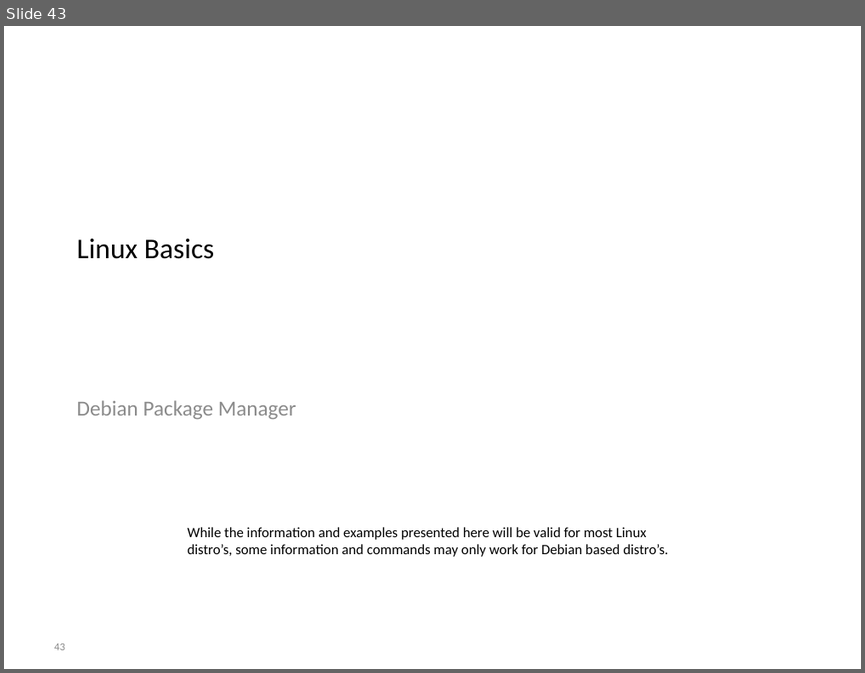
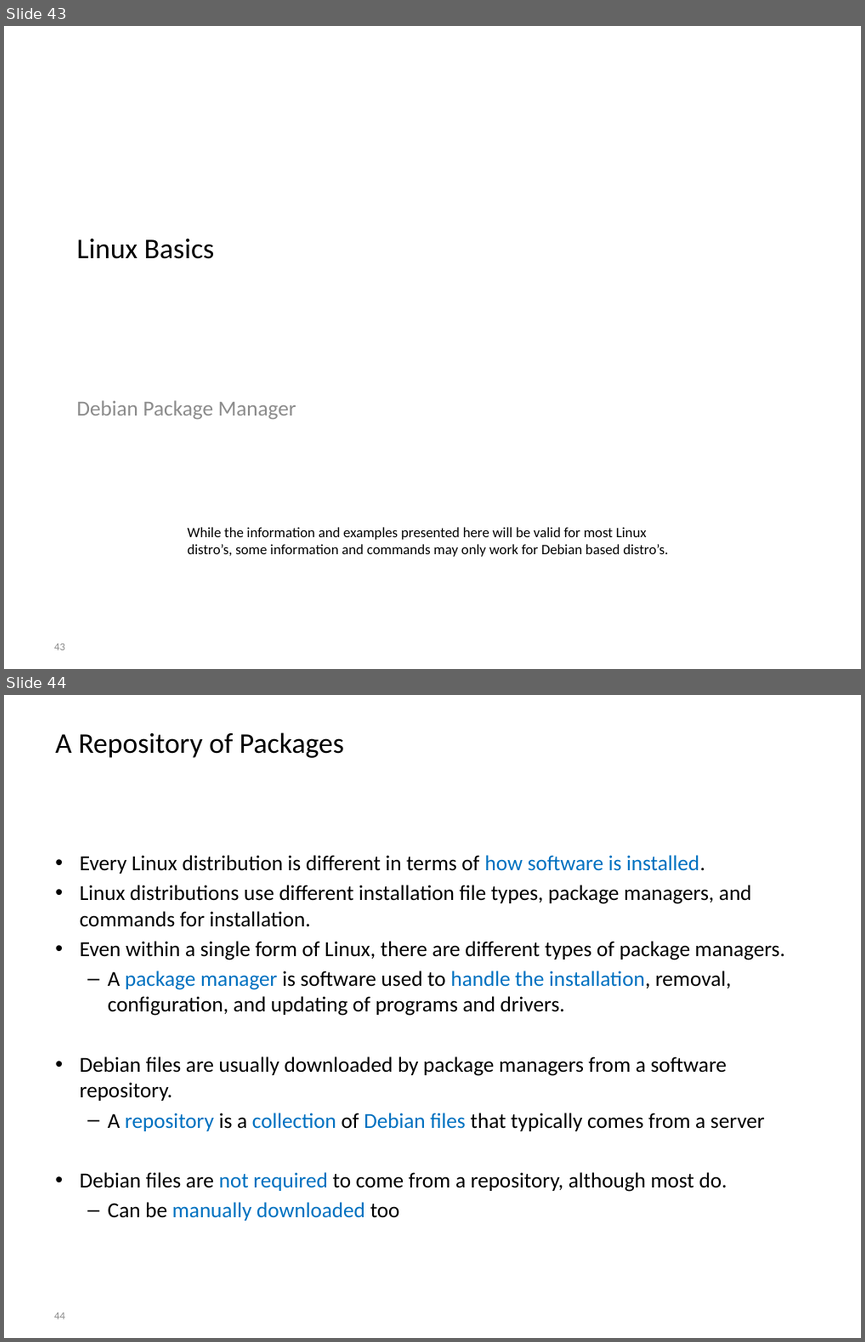
Before and after one commit to BioBoost/multimediatechnieken, a slide deck: slides/introduction_to_linux.pptx. Shown one above the other, each under a label of ours: slide 43 before the commit, slides 43 and 44 after it. The pictures are 865x673 and 865x1342 pixels, drawn with LibreOffice and Linux fonts; fonts in the diff are those of the drawing; background and template pictures are left out. Boxes give left, top, right and bottom in pixels: in the first picture for what was removed or moved away, otherwise in the second. Text is boxed around its words. In the diff, an @@ line names an element or a change of style, - is before the commit and + after.

Commit message:
Add slides on apt-get and package managers

```diff
--- a/slides/introduction_to_linux.pptx
+++ b/slides/introduction_to_linux.pptx
@@ slide 44 added at bbox=[4, 695, 861, 1338], background picture (left out) @@
@@ title added at bbox=[55, 732, 344, 758], 24 pt, text #000000 @@
+A Repository of Packages
@@ text added at bbox=[80, 855, 785, 1220], 18 pt, text #000000 @@
+• Every Linux distribution is different in terms of how software is installed.
+• Linux distributions use different installation file types, package managers, and commands for installation.
+• Even within a single form of Linux, there are different types of package managers.
+  – A package manager is software used to handle the installation, removal, configuration, and updating of programs and drivers.
+• Debian files are usually downloaded by package managers from a software repository.
+  – A repository is a collection of Debian files that typically comes from a server
+• Debian files are not required to come from a repository, although most do.
+  – Can be manually downloaded too
@@ page number added at bbox=[54, 1312, 65, 1319], 9 pt, text #8C8C8C @@
+44
```
Also in this commit, not shown: 9 other slides added, 1 other file.
